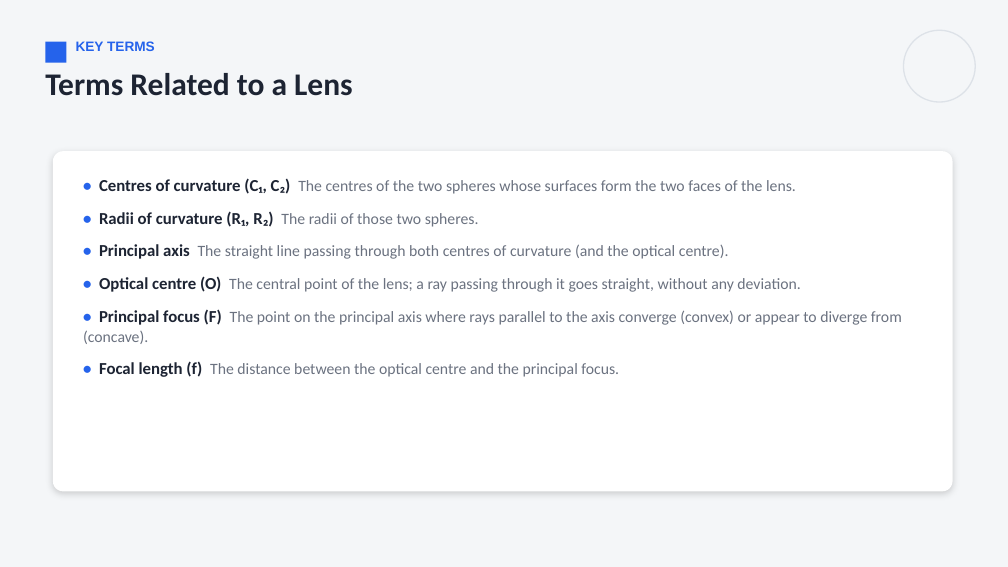
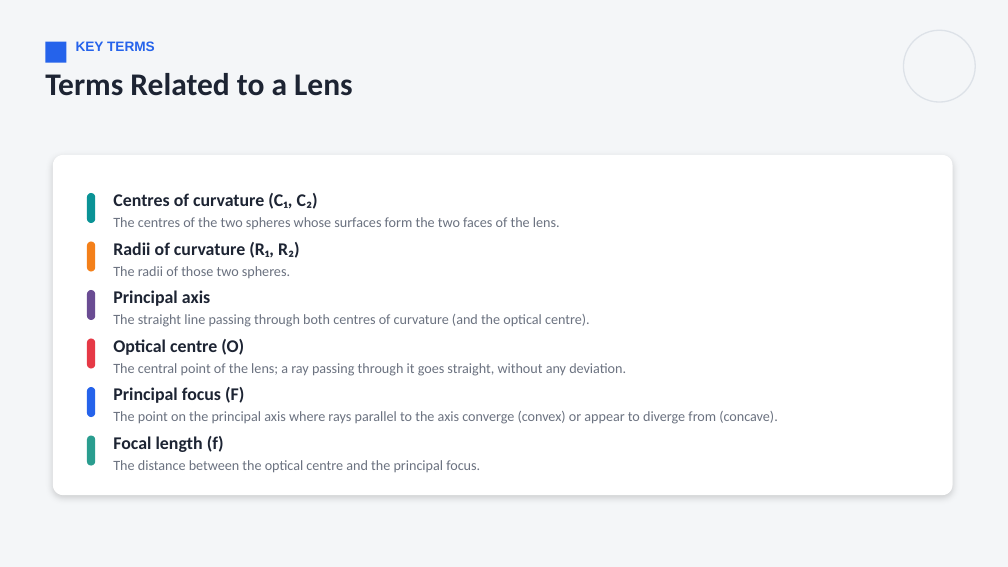
Before and after one commit to parmeshwars2911/MyFirstAR, a slide deck: slide 5 of ppt/MH_Grade10/MH10_S64_Lenses.pptx. Drawn at 1008x567 pixels with LibreOffice and Linux fonts; fonts in the diff are those of the drawing. Boxes give left, top, right and bottom in pixels: in the first picture for what was removed or moved away, otherwise in the second. Text is boxed around its words. In the diff, an @@ line names an element or a change of style, - is before the commit and + after.

```diff
--- a/ppt/MH_Grade10/MH10_S64_Lenses.pptx
+++ b/ppt/MH_Grade10/MH10_S64_Lenses.pptx
@@ rounded rectangle moved from (x1=53, y1=151, x2=953, y2=492) to (x1=53, y1=155, x2=953, y2=495) @@
@@ text removed at (x1=83, y1=178, x2=902, y2=377) @@
-• Centres of curvature (C₁, C₂) The centres of the two spheres whose surfaces form the two faces of the lens.
-• Radii of curvature (R₁, R₂) The radii of those two spheres.
-• Principal axis The straight line passing through both centres of curvature (and the optical centre).
-• Optical centre (O) The central point of the lens; a ray passing through it goes straight, without any deviation.
-• Principal focus (F) The point on the principal axis where rays parallel to the axis converge (convex) or appear to diverge from (concave).
-• Focal length (f) The distance between the optical centre and the principal focus.
@@ rounded rectangle added at (x1=87, y1=193, x2=95, y2=223), fill #0A9396 @@
@@ text added at (x1=113, y1=193, x2=560, y2=229), 13.5 pt, text #6B7280 @@
+Centres of curvature (C₁, C₂)
+The centres of the two spheres whose surfaces form the two faces of the lens.
@@ rounded rectangle added at (x1=87, y1=241, x2=95, y2=271), fill #F4801A @@
@@ text added at (x1=113, y1=242, x2=300, y2=278), 13.5 pt, text #6B7280 @@
+Radii of curvature (R₁, R₂)
+The radii of those two spheres.
@@ rounded rectangle added at (x1=87, y1=290, x2=95, y2=321), fill #6A4C93 @@
@@ text added at (x1=113, y1=290, x2=590, y2=327), 13.5 pt, text #6B7280 @@
+Principal axis
+The straight line passing through both centres of curvature (and the optical centre).
@@ rounded rectangle added at (x1=87, y1=339, x2=95, y2=369), fill #E63946 @@
@@ text added at (x1=113, y1=339, x2=626, y2=376), 13.5 pt, text #6B7280 @@
+Optical centre (O)
+The central point of the lens; a ray passing through it goes straight, without any deviation.
@@ rounded rectangle added at (x1=87, y1=387, x2=95, y2=417), fill #2563EB @@
@@ text added at (x1=113, y1=387, x2=777, y2=424), 13.5 pt, text #6B7280 @@
+Principal focus (F)
+The point on the principal axis where rays parallel to the axis converge (convex) or appear to diverge from (concave).
@@ rounded rectangle added at (x1=87, y1=436, x2=95, y2=466), fill #2A9D8F @@
@@ text added at (x1=113, y1=436, x2=480, y2=473), 13.5 pt, text #6B7280 @@
+Focal length (f)
+The distance between the optical centre and the principal focus.
```
Also in this commit, not shown: 4 other slides changed, 12 other files.
